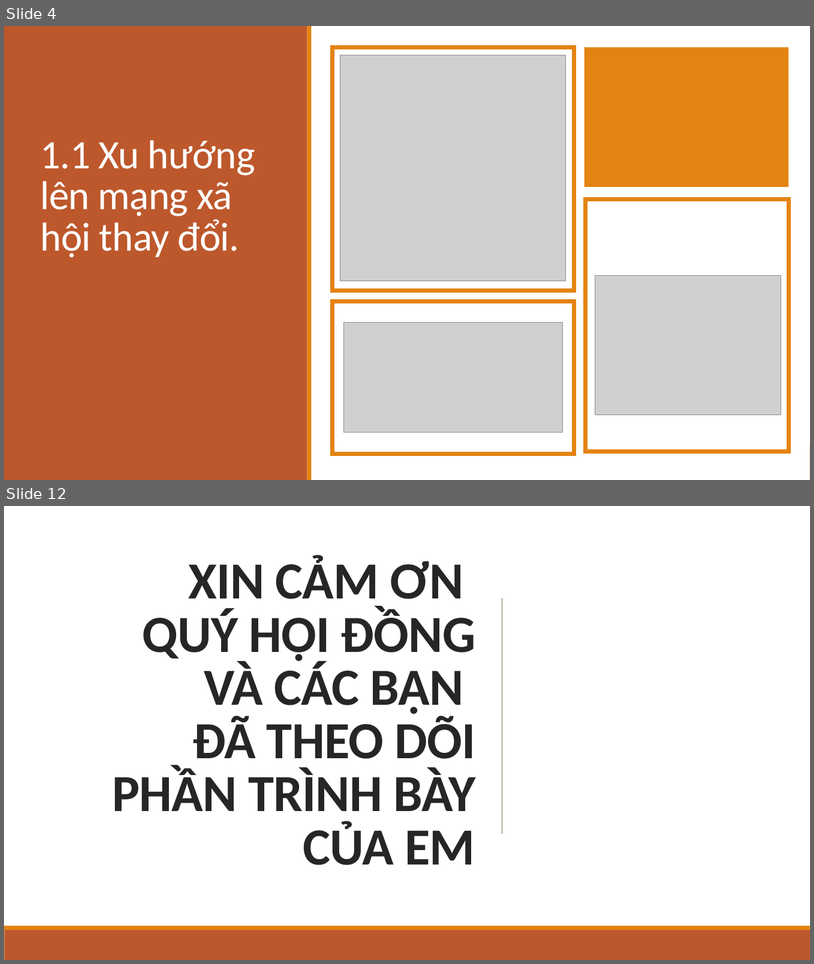
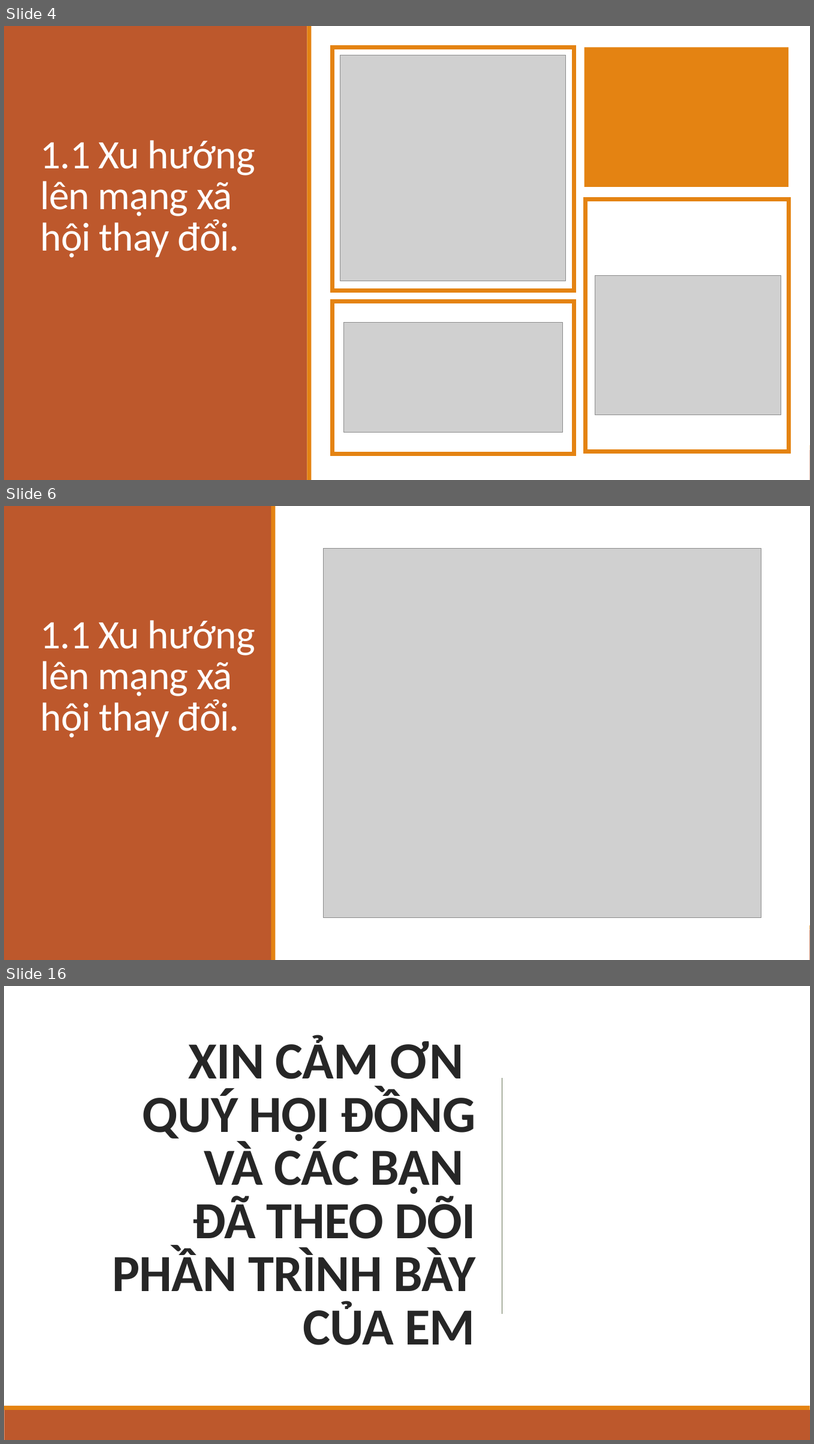
Before and after one commit to thedeadsheep/ang-VideoEditing, a slide deck: THIẾT KẾ VÀ XÂY DỰNG.pptx. Shown one above the other, each under a label of ours: slides 4 and 12 before the commit, slides 4, 6 and 16 after it; the slides between them are not shown. The pictures are 814x964 and 814x1444 pixels, drawn with LibreOffice and Linux fonts; fonts in the diff are those of the drawing; grey boxes stand for pictures. Boxes give left, top, right and bottom in pixels: in the first picture for what was removed or moved away, otherwise in the second. Text is boxed around its words. In the diff, an @@ line names an element or a change of style, - is before the commit and + after.

```diff
--- a/THIẾT KẾ VÀ XÂY DỰNG.pptx
+++ b/THIẾT KẾ VÀ XÂY DỰNG.pptx
@@ slide 6 added at bbox=[4, 506, 810, 960], background #FFFFFF @@
@@ rectangle added at bbox=[4, 506, 810, 960], fill #FFFFFF @@
@@ rectangle added at bbox=[4, 506, 272, 960], fill #BD582C @@
@@ rectangle added at bbox=[272, 506, 276, 960], fill #E48312 @@
@@ picture added at bbox=[323, 549, 761, 918] @@
@@ text added at bbox=[40, 620, 255, 738], 48 pt, text #FFFFFF @@
+1.1 Xu hướng lên mạng xã hội thay đổi.
@@ rectangle added at bbox=[4, 930, 810, 960], fill #BD582C @@
@@ rectangle added at bbox=[4, 925, 810, 930], fill #E48312 @@
@@ what was slide 12 is now slide 16 @@
```
Also in this commit, not shown: 9 slides changed, 3 other slides added, 2 other files.
